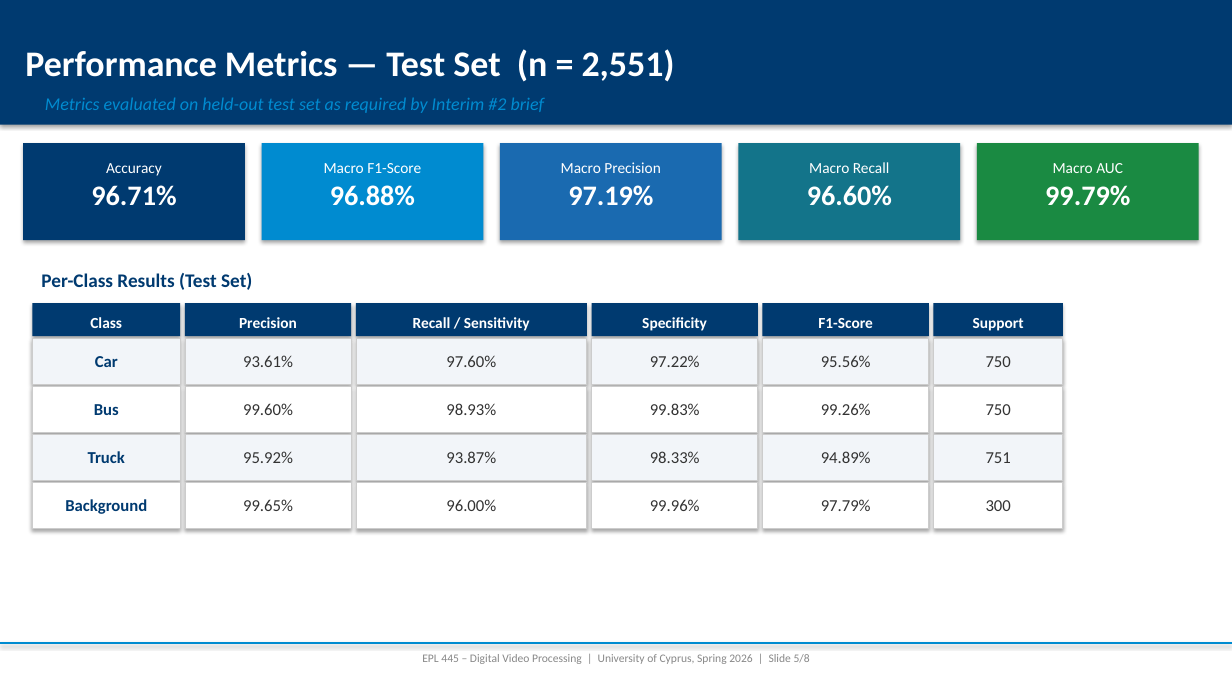
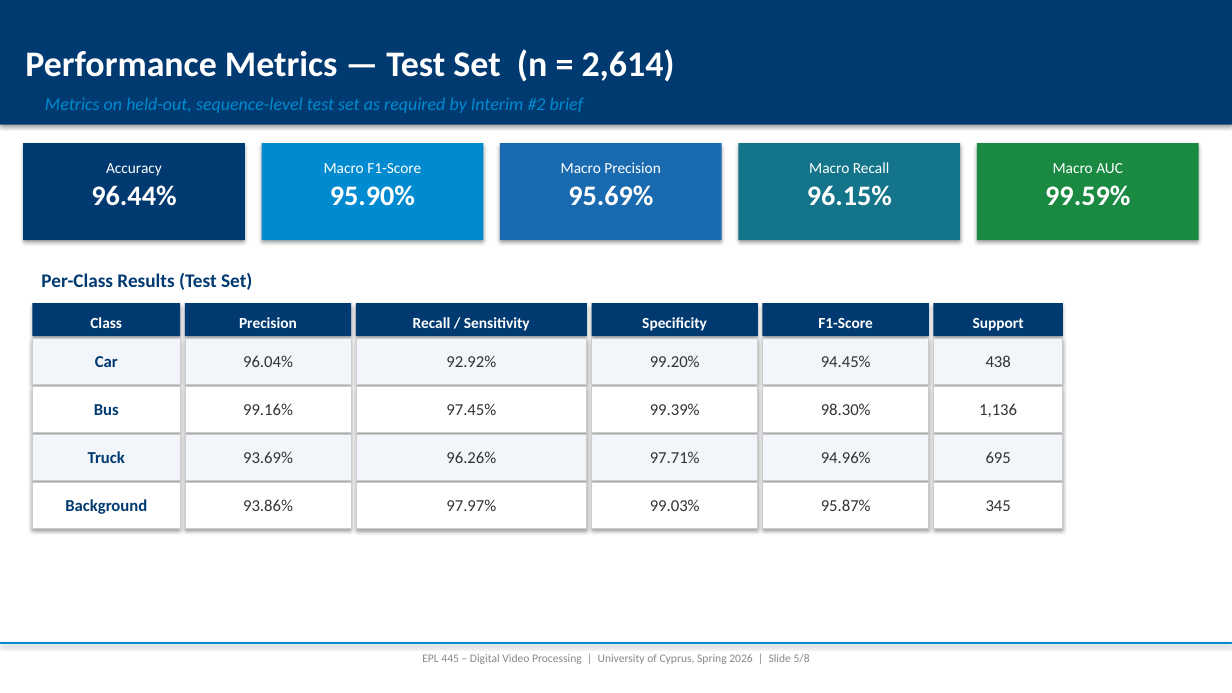
Before and after one commit to AndrewDemsDS/EPL445_MobileViT, a slide deck: slide 5 of EPL445_Interim2_MobileViT_Presentation.pptx. Drawn at 1232x693 pixels with LibreOffice and Linux fonts; fonts in the diff are those of the drawing. Boxes give left, top, right and bottom in pixels: in the first picture for what was removed or moved away, otherwise in the second. Text is boxed around its words. In the diff, an @@ line names an element or a change of style, - is before the commit and + after.

```diff
--- a/EPL445_Interim2_MobileViT_Presentation.pptx
+++ b/EPL445_Interim2_MobileViT_Presentation.pptx
@@ text in rectangle at (25,49,675,82): text changed @@
-Performance Metrics — Test Set (n = 2,551)
+Performance Metrics — Test Set (n = 2,614)
@@ text at (45,97,584,113): text changed @@
-Metrics evaluated on held-out test set as required by Interim #2 brief
+Metrics on held-out, sequence-level test set as required by Interim #2 brief
@@ text at (91,185,176,206): text changed @@
-96.71%
+96.44%
@@ text at (330,185,415,206): text changed @@
-96.88%
+95.90%
@@ text at (568,185,653,206): text changed @@
-97.19%
+95.69%
@@ text at (807,185,892,206): text changed @@
-96.60%
+96.15%
@@ text at (1045,185,1130,206): text changed @@
-99.79%
+99.59%
@@ text added at (243,355,293,367), 13 pt, text #333333 @@
+96.04%
@@ text added at (446,355,496,367), 13 pt, text #333333 @@
+92.92%
@@ text added at (650,355,700,367), 13 pt, text #333333 @@
+99.20%
@@ text at (821,355,871,367): text changed @@
-95.56%
+94.45%
@@ text at (986,355,1011,367): text changed @@
-750
+438
@@ text at (243,403,293,415): text changed @@
-99.60%
+99.16%
@@ text at (446,403,496,415): text changed @@
-97.60%
+97.45%
@@ text removed at (446,403,496,415) @@
-98.93%
@@ text at (650,403,700,415): text changed @@
-99.83%
+99.39%
@@ text at (821,403,871,415): text changed @@
-99.26%
+98.30%
@@ text at (979,403,1017,417): text changed @@
-750
+1,136
@@ text at (243,451,293,463): text changed @@
-93.61%
+93.69%
@@ text removed at (243,451,293,463) @@
-95.92%
@@ text at (446,451,496,463): text changed @@
-96.00%
+96.26%
@@ text removed at (446,451,496,463) @@
-93.87%
@@ text at (650,451,700,463): text changed @@
-97.22%
+97.71%
@@ text removed at (650,451,700,463) @@
-98.33%
@@ text at (821,451,871,463): text changed @@
-94.89%
+94.96%
@@ text at (986,451,1011,463): text changed @@
-751
+695
@@ text at (243,499,293,511): text changed @@
-99.65%
+93.86%
@@ text added at (446,499,496,511), 13 pt, text #333333 @@
+97.97%
@@ text at (650,499,700,511): text changed @@
-99.96%
+99.03%
@@ text at (821,499,871,511): text changed @@
-97.79%
+95.87%
@@ text at (986,500,1011,511): text changed @@
-300
+345
```
Also in this commit, not shown: 5 other slides changed, 24 other files.
